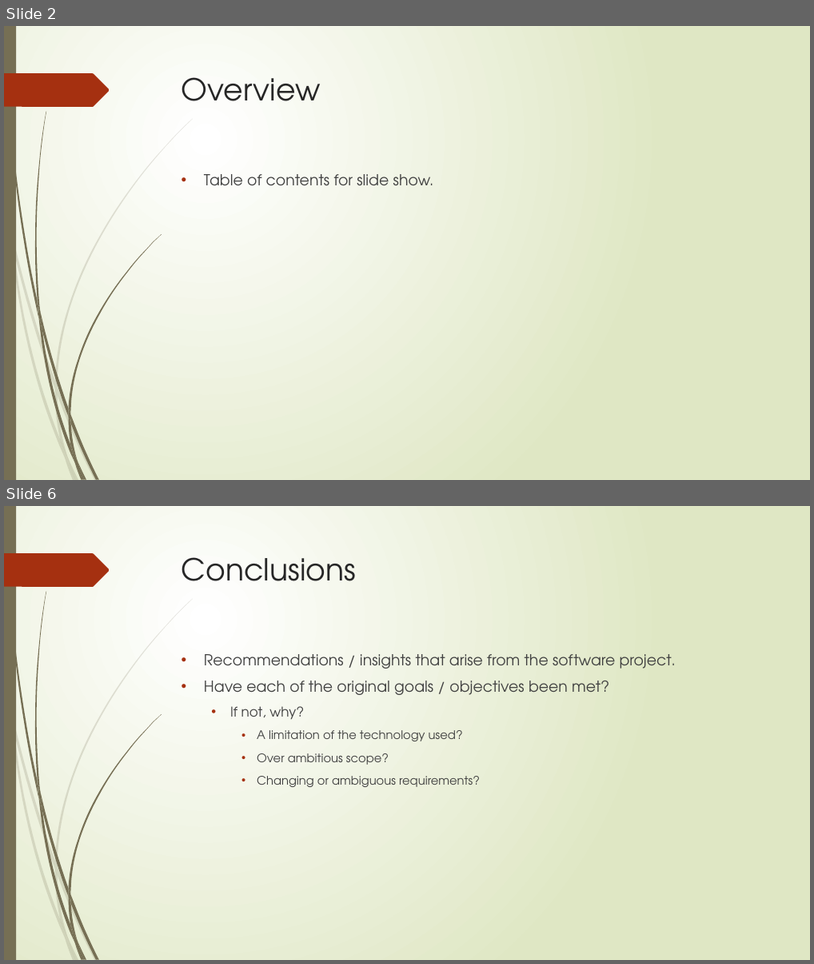
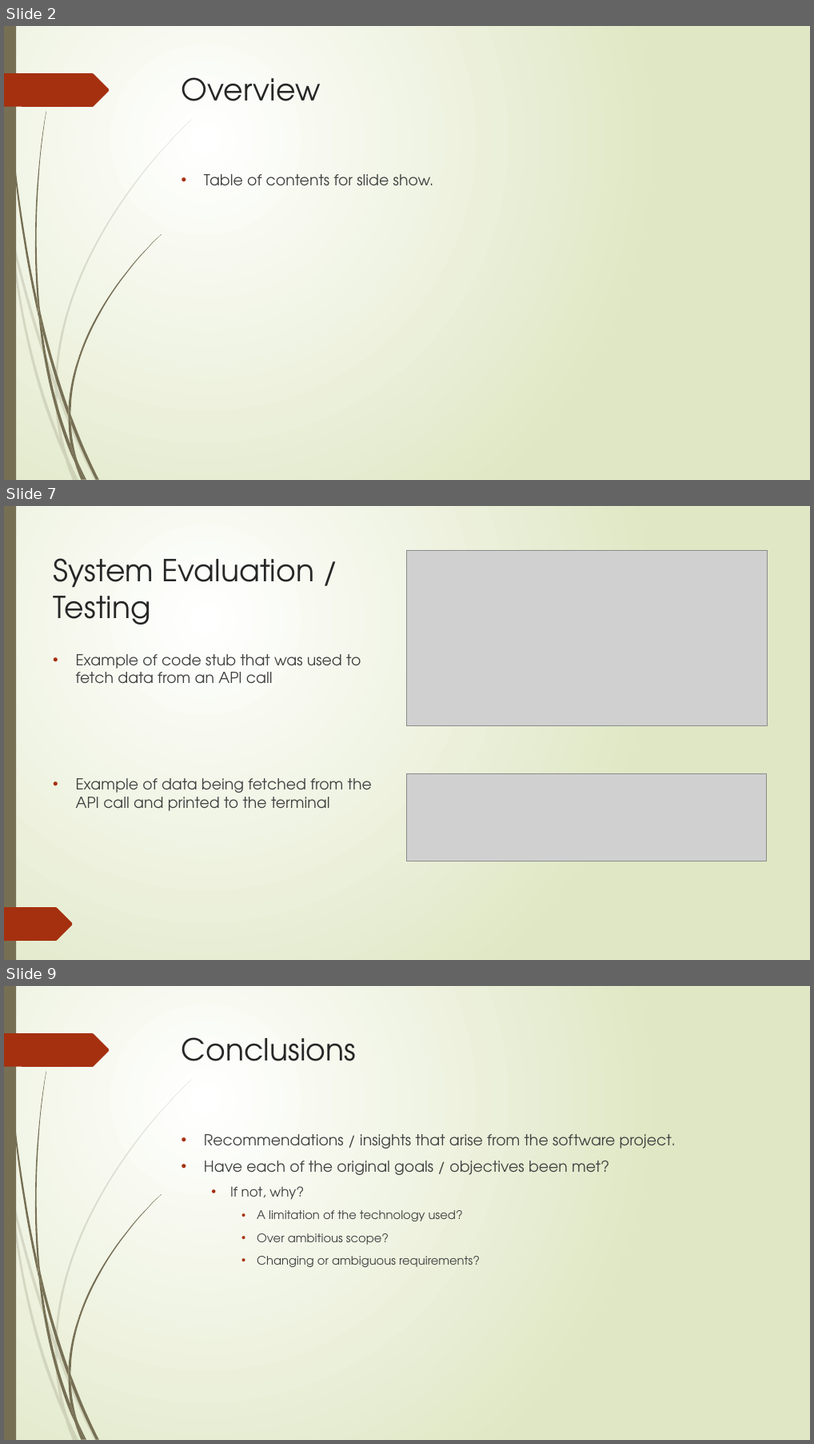
Before and after one commit to stevenJoyce/4thYearGroupProject, a slide deck: SportAdvisor.pptx. Shown one above the other, each under a label of ours: slides 2 and 6 before the commit, slides 2, 7 and 9 after it; the slides between them are not shown. The pictures are 814x964 and 814x1444 pixels, drawn with LibreOffice and Linux fonts; fonts in the diff are those of the drawing; grey boxes stand for pictures. Boxes give left, top, right and bottom in pixels: in the first picture for what was removed or moved away, otherwise in the second. Text is boxed around its words. In the diff, an @@ line names an element or a change of style, - is before the commit and + after.

```diff
--- a/SportAdvisor.pptx
+++ b/SportAdvisor.pptx
@@ slide 7 added at bbox=[4, 506, 810, 960], background gradient #FFFFFF to #DFE8C4; not listed: 23 template elements that a slide beside it also shows @@
@@ rectangle added at bbox=[4, 506, 810, 960], fill gradient #FFFFFF to #DFE8C4 @@
@@ rectangle added at bbox=[4, 506, 16, 960], fill #766F54 @@
@@ picture added at bbox=[407, 551, 767, 725] @@
@@ title added at bbox=[53, 558, 315, 624], 36 pt, text #262626 @@
+System Evaluation / Testing
@@ text added at bbox=[76, 654, 372, 811], 18 pt, text #404040 @@
+• Example of code stub that was used to fetch data from an API call
+• Example of data being fetched from the API call and printed to the terminal
@@ picture added at bbox=[407, 773, 767, 861] @@
@@ freeform shape added at bbox=[4, 907, 73, 940], fill #A53010 @@
@@ what was slide 6 is now slide 9 @@
```
Also in this commit, not shown: 5 other slides added, 3 slides removed.
